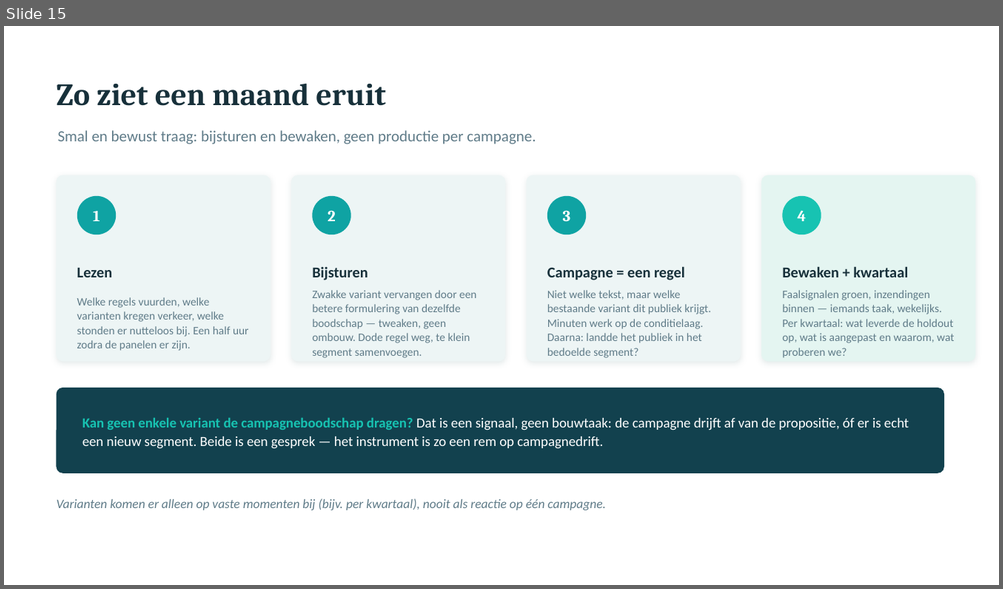
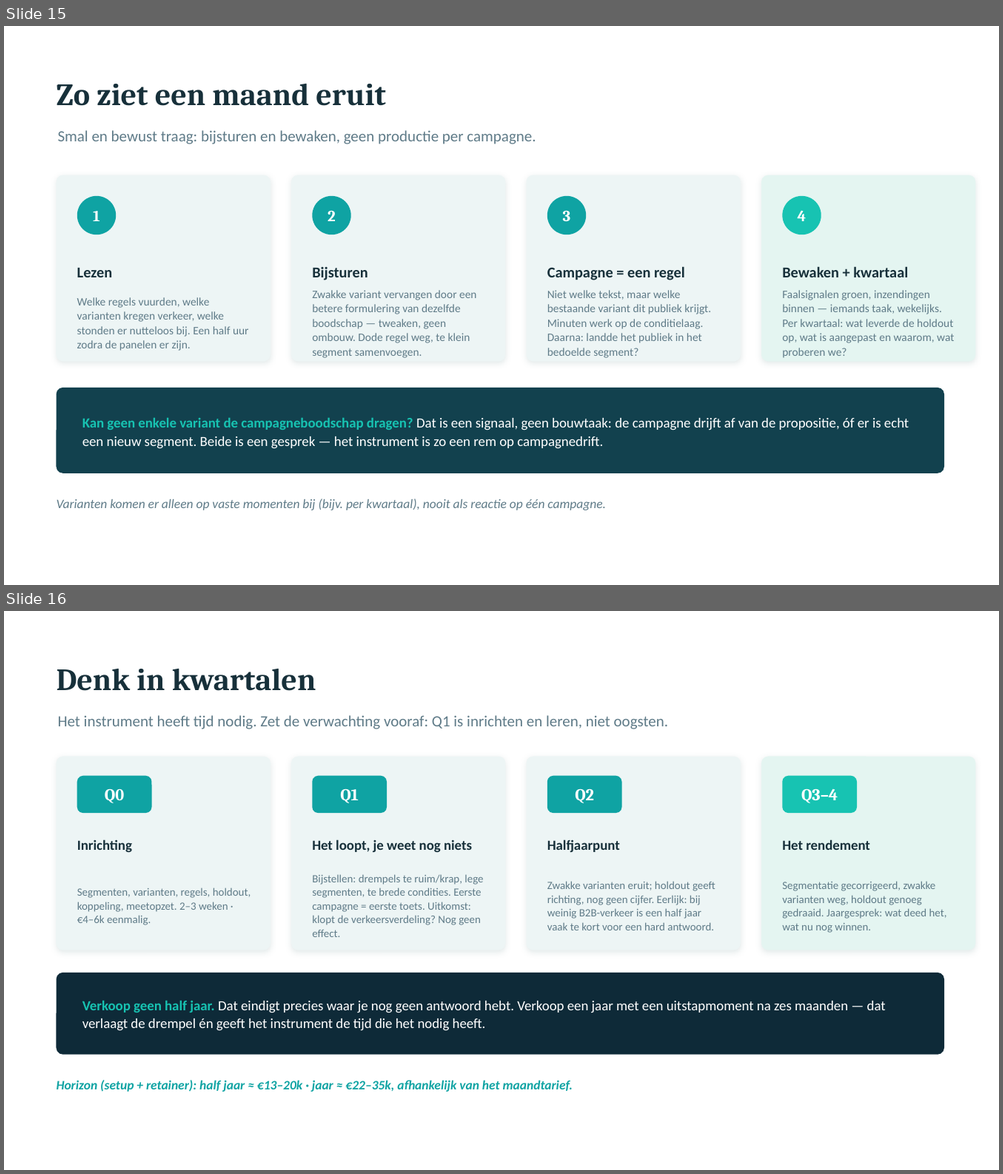
Before and after one commit to jmulders/mister-chameleon, a slide deck: docs/mister-chameleon-demo.pptx. Shown one above the other, each under a label of ours: slide 15 before the commit, slides 15 and 16 after it. The pictures are 1003x589 and 1003x1174 pixels, drawn with LibreOffice and Linux fonts; fonts in the diff are those of the drawing. Boxes give left, top, right and bottom in pixels: in the first picture for what was removed or moved away, otherwise in the second. Text is boxed around its words. In the diff, an @@ line names an element or a change of style, - is before the commit and + after.

Commit message:
docs: kwartaal-roadmap slide (Q0-Q4) + horizon-economie + 'verkoop een jaar met uitstapmoment' in deck en prijs-en-verhaal

```diff
--- a/docs/mister-chameleon-demo.pptx
+++ b/docs/mister-chameleon-demo.pptx
@@ slide 16 added at box(4, 611, 999, 1170), background #FFFFFF @@
@@ text added at box(57, 669, 316, 691), 30 pt, text #17303A, bold @@
+Denk in kwartalen
@@ text added at box(58, 715, 669, 729), 15 pt, text #5F7B88 @@
+Het instrument heeft tijd nodig. Zet de verwachting vooraf: Q1 is inrichten en leren, niet oogsten.
@@ rounded rectangle added at box(57, 757, 270, 951), fill #EDF5F5 @@
@@ rounded rectangle added at box(291, 757, 506, 951), fill #EDF5F5 @@
@@ rounded rectangle added at box(526, 757, 740, 951), fill #EDF5F5 @@
@@ rounded rectangle added at box(761, 757, 976, 951), fill #E4F5F1 @@
@@ rounded rectangle added at box(77, 776, 152, 813), fill #0FA3A3 @@
@@ rounded rectangle added at box(312, 776, 387, 813), fill #0FA3A3 @@
@@ rounded rectangle added at box(547, 776, 622, 813), fill #0FA3A3 @@
@@ rounded rectangle added at box(782, 776, 856, 813), fill #17C3B2 @@
@@ text added at box(105, 789, 124, 803), 16 pt, text #FFFFFF, bold @@
+Q0
@@ text added at box(340, 789, 358, 803), 16 pt, text #FFFFFF, bold @@
+Q1
@@ text added at box(575, 789, 594, 803), 16 pt, text #FFFFFF, bold @@
+Q2
@@ text added at box(801, 789, 837, 803), 16 pt, text #FFFFFF, bold @@
+Q3–4
@@ text added at box(77, 840, 132, 852), 13.5 pt, text #17303A, bold @@
+Inrichting
@@ text added at box(312, 840, 472, 852), 13.5 pt, text #17303A, bold @@
+Het loopt, je weet nog niets
@@ text added at box(547, 840, 620, 852), 13.5 pt, text #17303A, bold @@
+Halfjaarpunt
@@ text added at box(782, 840, 870, 850), 13.5 pt, text #17303A, bold @@
+Het rendement
@@ text added at box(312, 874, 483, 937), 10.7 pt, text #5F7B88 @@
+Bijstellen: drempels te ruim/krap, lege segmenten, te brede condities. Eerste campagne = eerste toets. Uitkomst: klopt de verkeersverdeling? Nog geen effect.
@@ text added at box(77, 888, 250, 925), 10.7 pt, text #5F7B88 @@
+Segmenten, varianten, regels, holdout, koppeling, meetopzet. 2–3 weken · €4–6k eenmalig.
@@ text added at box(547, 881, 715, 931), 10.7 pt, text #5F7B88 @@
+Zwakke varianten eruit; holdout geeft richting, nog geen cijfer. Eerlijk: bij weinig B2B-verkeer is een half jaar vaak te kort voor een hard antwoord.
@@ text added at box(782, 881, 947, 933), 10.7 pt, text #5F7B88 @@
+Segmentatie gecorrigeerd, zwakke varianten weg, holdout genoeg gedraaid. Jaargesprek: wat deed het, wat nu nog winnen.
@@ rounded rectangle added at box(57, 973, 944, 1055), fill #0E2A38 @@
@@ text added at box(82, 1001, 885, 1031), 13.5 pt, text #FFFFFF @@
+Verkoop geen half jaar. Dat eindigt precies waar je nog geen antwoord hebt. Verkoop een jaar met een uitstapmoment na zes maanden — dat verlaagt de drempel én geeft het instrument de tijd die het nodig heeft.
@@ text added at box(57, 1080, 572, 1092), 12.5 pt, text #0FA3A3, bold, italic @@
+Horizon (setup + retainer): half jaar ≈ €13–20k · jaar ≈ €22–35k, afhankelijk van het maandtarief.
```
Also in this commit, not shown: 1 other file.
